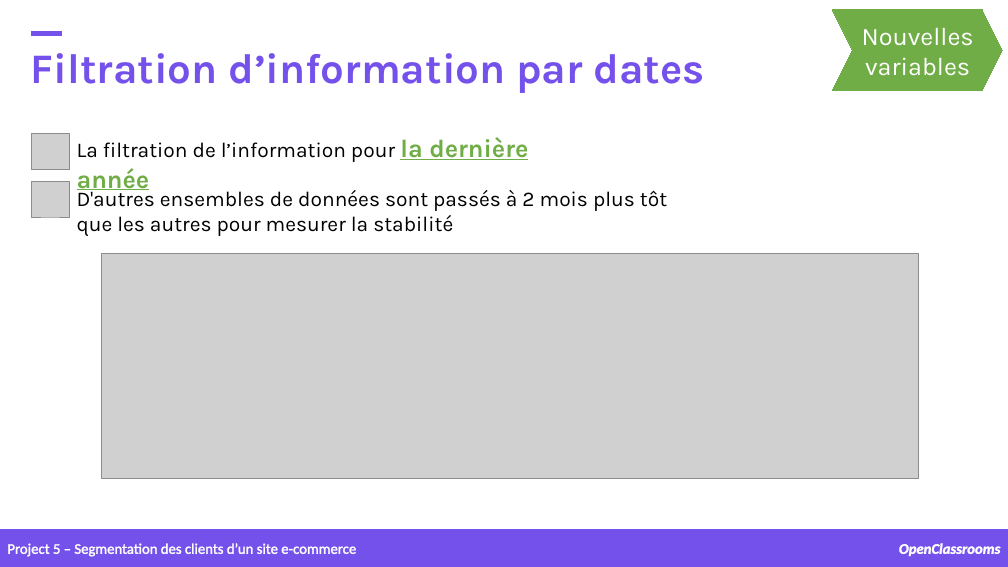
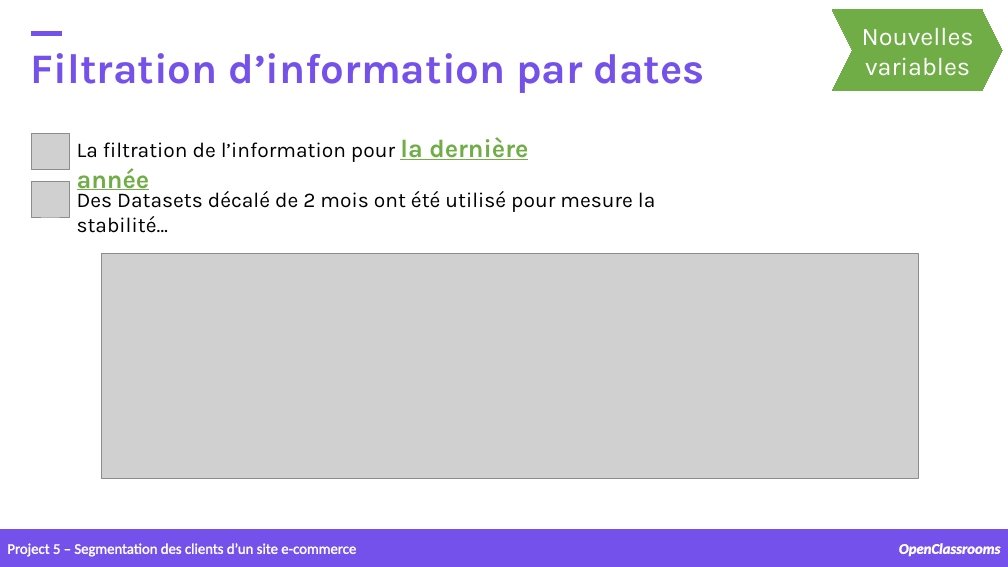
Before and after one commit to samirhinojosa/OC-P5-segment-customers-of-website, a slide deck: slide 15 of supports/P5_presentation v3.pptx (slide 17 before the commit). Drawn at 1008x567 pixels with LibreOffice and Linux fonts; fonts in the diff are those of the drawing; grey boxes stand for pictures; background and template pictures are left out. Boxes give left, top, right and bottom in pixels: in the first picture for what was removed or moved away, otherwise in the second. Text is boxed around its words. In the diff, an @@ line names an element or a change of style, - is before the commit and + after.

```diff
--- a/supports/P5_presentation v3.pptx
+++ b/supports/P5_presentation v3.pptx
@@ text at [77,187,655,212]: text changed @@
-D'autres ensembles de données sont passés à 2 mois plus tôt que les autres pour mesurer la stabilité
+Des Datasets décalé de 2 mois ont été utilisé pour mesure la stabilité…
```
Also in this commit, not shown: 11 other slides changed, 3 slides added, 1 other file.
